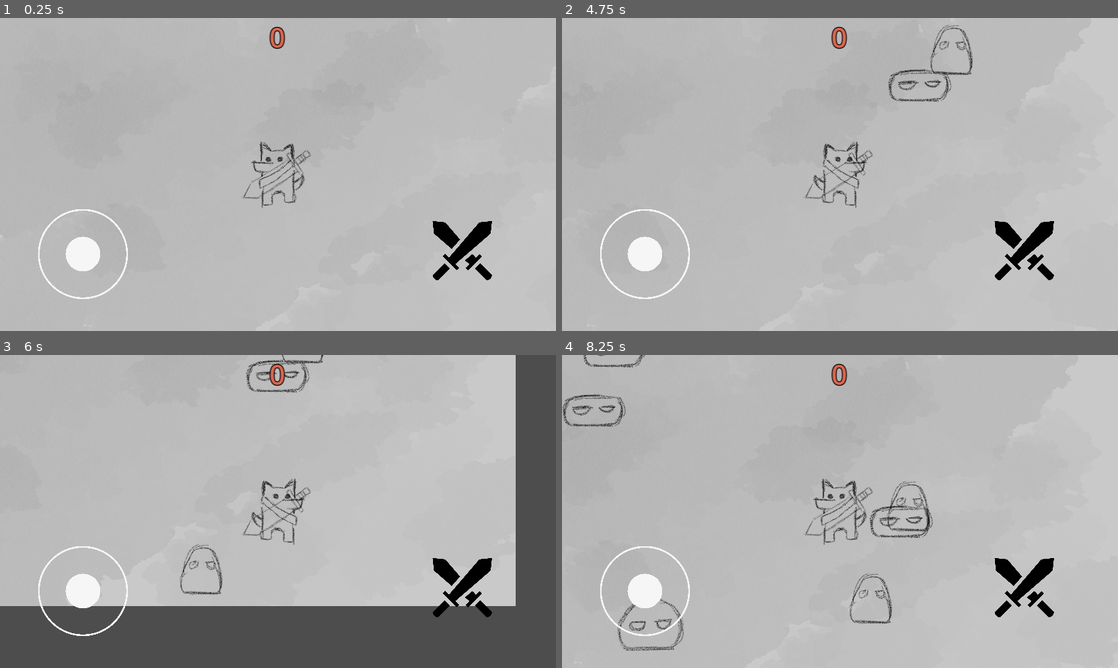
Above: before the commit, frames 1-4 (two rows, left to right).
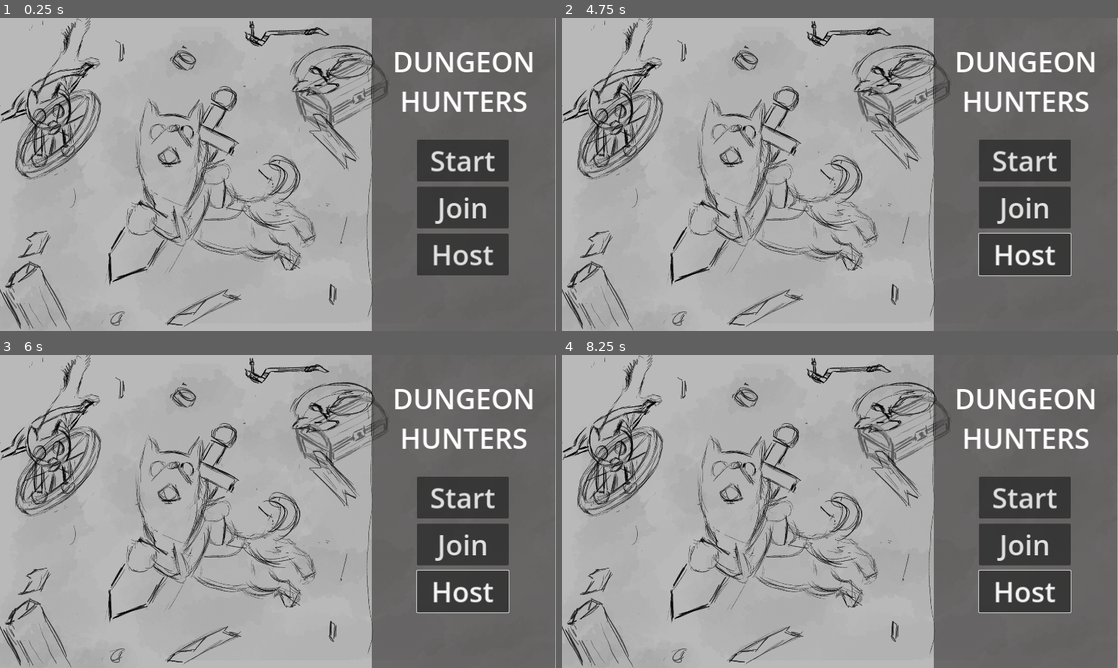
Above: after the commit, the same moments.

Repository: Vented5/DungeonHunters
Game: Godot game, scene res://menu.tscn
Two runs of this game, one before a commit and one after it. Both use one fixed random seed, a clock stepped at 60 frames per second and the inputs below. Before the commit the project starts from res://main.tscn.
Inputs (mouse positions are in pixels of both pictures, inside the frame that each line leads up to):
- Up to frame 1 (0.25 s): no input
- Up to frame 2 (4.75 s): click (645, 252) at 0.52 s; click (1023, 208) at 1.25 s, where only the run after the commit has a clickable "Join"; click (1023, 161) at 2 s, where only the run after the commit has a clickable "Start"; click (1023, 161) at 2.75 s, where only the run after the commit has a clickable "Start"; click (1023, 255) at 3.5 s, where only the run after the commit has a clickable "Host"; move the mouse to (962, 158) at 4.27 s; hold D (move_right) from 4.28 s (still down)
- Up to frame 3 (6 s): move the mouse to (166, 527) at 5.02 s; release D (move_right) at 5.03 s; hold S (move_down) 5.03-5.78 s; move the mouse to (333, 442) at 5.77 s; hold D (move_right) from 5.78 s (still down)
- Up to frame 4 (8.25 s): move the mouse to (812, 574) at 6.52 s; release D (move_right) at 6.53 s; hold W (move_up) 6.53-7.28 s; move the mouse to (1006, 558) at 7.27 s; hold A (move_left) from 7.28 s (still down); move the mouse to (673, 464) at 8.02 s

The runs differ from the first frame. In frame 1, 42% of the frame differs, in the area x 0-100%, y 0-100%; in frame 2, 42%; in frame 3, 52%; in frame 4, 44%.

Commit message:
scene(menu):Title screen draft added.

Diff:
--- a/menu.tscn
+++ b/menu.tscn
@@ -1,6 +1,7 @@
-[gd_scene load_steps=2 format=3 uid="uid://fybtkxym01xo"]
+[gd_scene load_steps=3 format=3 uid="uid://fybtkxym01xo"]
 
 [ext_resource type="Script" path="res://menu.gd" id="1_a344x"]
+[ext_resource type="Texture2D" uid="uid://bb8rd34vq2hyy" path="res://TitleScreen.jpg" id="2_km61t"]
 
 [node name="Menu" type="Control"]
 layout_mode = 3
@@ -11,14 +12,31 @@
 grow_vertical = 2
 script = ExtResource("1_a344x")
 
-[node name="ColorRect" type="ColorRect" parent="."]
+[node name="Background" type="TextureRect" parent="."]
 layout_mode = 1
 anchors_preset = 15
 anchor_right = 1.0
 anchor_bottom = 1.0
 grow_horizontal = 2
 grow_vertical = 2
-color = Color(0.450894, 0.635279, 0.309529, 1)
+texture = ExtResource("2_km61t")
+expand_mode = 2
+
+[node name="ColorRect" type="ColorRect" parent="."]
+layout_mode = 1
+anchors_preset = 8
+anchor_left = 0.5
+anchor_top = 0.5
+anchor_right = 0.5
+anchor_bottom = 0.5
+offset_left = 216.0
+offset_top = 360.0
+offset_right = 256.0
+offset_bottom = 400.0
+grow_horizontal = 2
+grow_vertical = 2
+scale = Vector2(10.5713, -17.9905)
+color = Color(0.185172, 0.17374, 0.170411, 0.572549)
 
 [node name="BoxContainer" type="VBoxContainer" parent="."]
 layout_mode = 1
@@ -27,26 +45,41 @@
 anchor_top = 0.5
 anchor_right = 0.5
 anchor_bottom = 0.5
-offset_left = -105.5
-offset_top = -87.5
-offset_right = 105.5
-offset_bottom = 87.5
+offset_left = 320.0
+offset_top = -80.0
+offset_right = 531.0
+offset_bottom = 232.0
 grow_horizontal = 2
 grow_vertical = 2
+theme_override_constants/separation = 12
 
-[node name="Button" type="Button" parent="BoxContainer"]
+[node name="Start" type="Button" parent="BoxContainer"]
 layout_mode = 2
 theme_override_font_sizes/font_size = 64
-text = "PLAY"
+text = "Start
+"
 
-[node name="Button2" type="Button" parent="BoxContainer"]
+[node name="Join" type="Button" parent="BoxContainer"]
 layout_mode = 2
 theme_override_font_sizes/font_size = 64
-text = "PLAY"
+text = "Join
+"
 
 [node name="Button3" type="Button" parent="BoxContainer"]
 layout_mode = 2
 theme_override_font_sizes/font_size = 64
-text = "PLAY"
+text = "Host
+"
 
-[connection signal="pressed" from="BoxContainer/Button" to="." method="_on_button_pressed"]
+[node name="Title" type="Label" parent="."]
+layout_mode = 0
+offset_left = 904.0
+offset_top = 56.0
+offset_right = 1231.0
+offset_bottom = 235.0
+theme_override_font_sizes/font_size = 64
+text = "DUNGEON
+HUNTERS"
+horizontal_alignment = 1
+
+[connection signal="pressed" from="BoxContainer/Start" to="." method="_on_button_pressed"]
--- a/project.godot
+++ b/project.godot
@@ -11,7 +11,7 @@
 [application]
 
 config/name="Dungeon Hunters"
-run/main_scene="res://main.tscn"
+run/main_scene="res://menu.tscn"
 config/features=PackedStringArray("4.3", "GL Compatibility")
 config/icon="res://icon.svg"
 
Binary file added: TitleScreen.jpg
Not shown, added: TitleScreen.jpg.import
